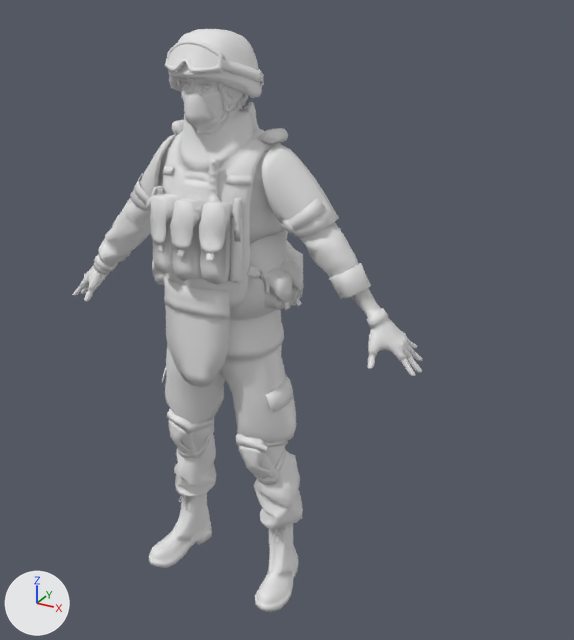
What one commit did to the OBJ model UnityGame/Models/Characters/Rifleman.obj.
One viewpoint serves both versions: a 50 mm camera at (1.269, -2.001, 1.942) aimed at (0.146, 0.041, 0.921). Every picture has the same lights, and +X, +Y and +Z are marked at lower left. The first picture is the older version. Where no turn or scale is listed for an object, it has been applied to the vertices.

Script lines for the objects in view, before the commit:
```python
me_rifleman = bpy.data.meshes.new('Rifleman')
me_rifleman.from_pydata(...)  # 11684 vertices, 21999 faces; spans x -0.64..0.63, y -0.32..0.22, z 0.0..1.8
ob_rifleman = bpy.data.objects.new('Rifleman', me_rifleman)
ob_rifleman.location = (0.0, 0.0, 0.0)
```
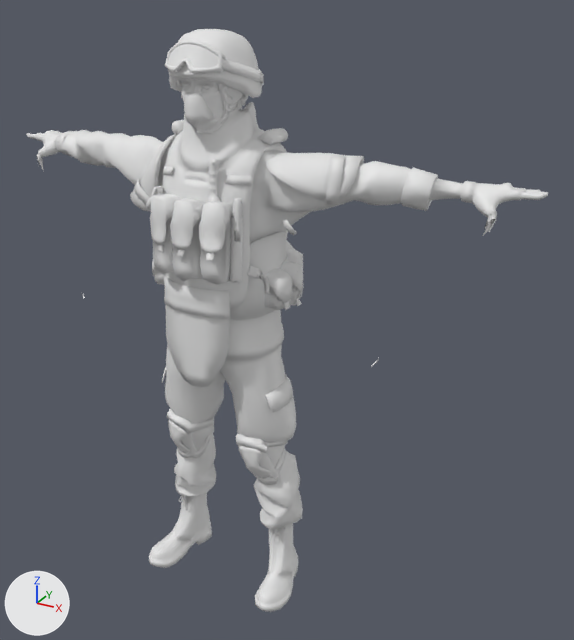
What differs and where, as boxes (x1, y1, x2, y2) in the pictures (574 x 640 px; the box of a moved part takes in the faces that stretch with it):
'Rifleman', reshaped (49% wider): before (72, 29, 423, 612); after (26, 29, 548, 612)
part 1 of me_rifleman, moved or reshaped: before (94, 254, 118, 271); after (58, 131, 74, 154)
part 2 of me_rifleman, moved or reshaped: before (72, 144, 423, 376); after (26, 130, 548, 367)

Edits to the bpy script that builds the scene:
```text
Change me_rifleman:
    used by ob_rifleman; location = (0.0, 0.0, 0.0)
    remove me_rifleman.from_pydata(...)  # 11684 vertices, 21999 faces; spans x -0.64..0.63, y -0.32..0.22, z 0.0..1.8
    add me_rifleman.from_pydata(...)  # 11612 vertices, 21817 faces; spans x -0.89..0.89, y -0.32..0.22, z 0.0..1.8
    me_rifleman part 1: the loose piece of 60 vertices spanning x -0.53..-0.45, y -0.1..-0.02, z 1.01..1.08 is multiplied about its middle by the matrix ((0.654, 0.185, 0.733), (-0.177, 0.98, -0.089), (-0.735, -0.071, 0.674)), then moved by (-0.2, 0.09, 0.36)
    me_rifleman part 2: 284 vertices moved from x -0.52..0.52, y -0.15..0.04, z 0.93..1.5 to x -0.57..0.52, y -0.15..0.05, z 0.93..1.48; 1785 vertices removed from x -0.64..0.63, y -0.16..0.04, z 0.89..1.48; 1713 vertices added at x -0.89..0.89, y -0.15..0.14, z 0.94..1.49
    other edits to the shape of me_rifleman do not show in these pictures
```
